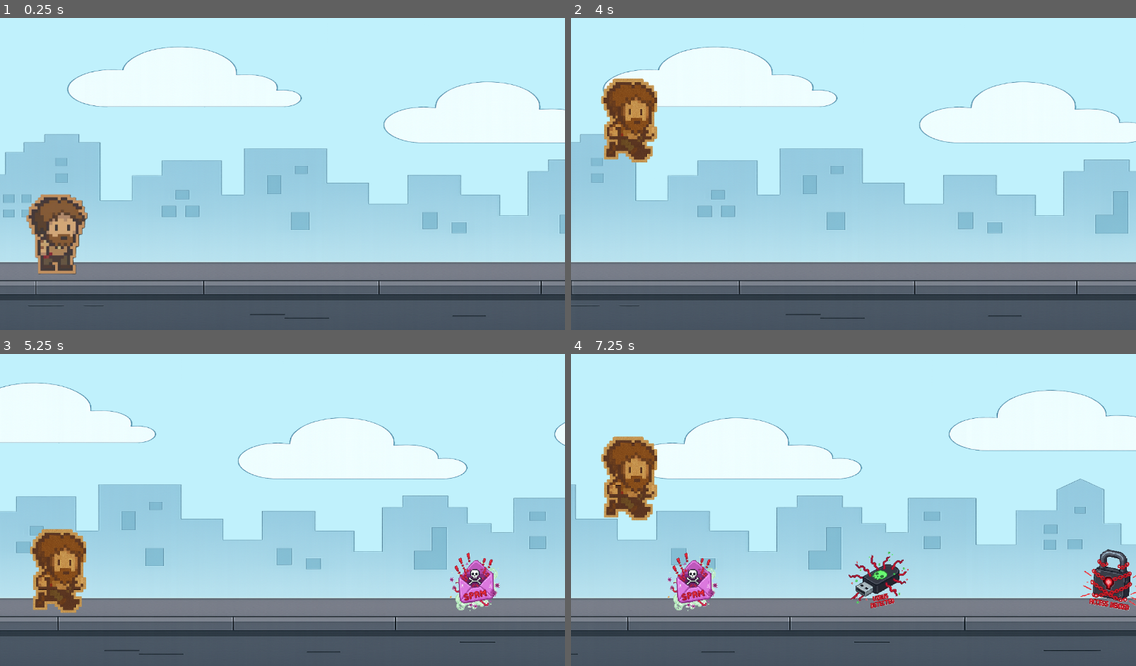
Above: before the commit, frames 1-4 (two rows, left to right).
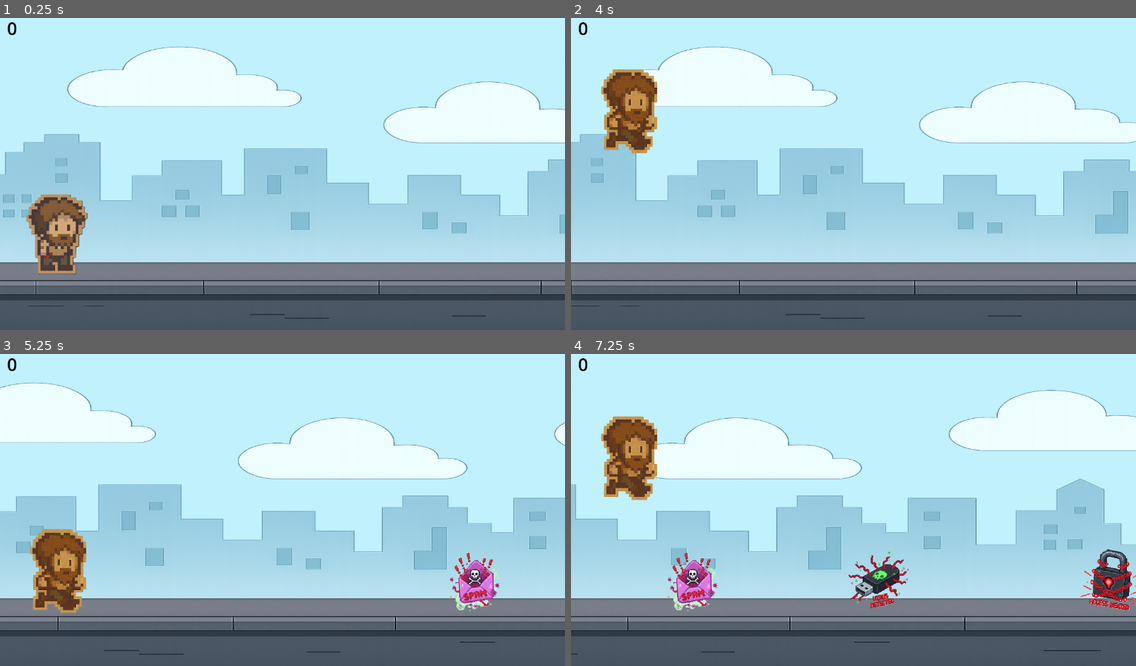
Above: after the commit, the same moments.

Repository: yuu-nn/Iloveboan
Game: Godot game, scene res://scenes/jumpgame.tscn
Same seed, same stepped clock (60 frames per second), same inputs: the game is played once before the commit and once after it. This scene is started directly instead of the project's main scene.
Inputs (mouse positions are in pixels of both pictures, inside the frame that each line leads up to):
- Up to frame 1 (0.25 s): no input
- Up to frame 2 (4 s): tap Enter (ui_accept) at 0.5, 0.77, 3.77 s; move the mouse to (977, 155) at 0.52 s; click (977, 155) at 0.67 s; drag from (740, 186) to (1028, 245) at 1.27 s; move the mouse to (910, 102) at 2.02 s; click (910, 102) at 2.17 s; drag from (825, 236) to (684, 124) at 2.77 s; move the mouse to (1023, 217) at 3.52 s; click (1023, 217) at 3.67 s
- Up to frame 3 (5.25 s): drag from (113, 460) to (197, 428) at 4.27 s; move the mouse to (310, 506) at 5.02 s; click (310, 506) at 5.17 s
- Up to frame 4 (7.25 s): drag from (768, 428) to (740, 522) at 5.77 s; move the mouse to (977, 491) at 6.52 s; click (977, 491) at 6.67 s; tap Enter (ui_accept) at 6.77 s

The runs differ from the first frame. In frame 1, less than 0.1% of the frame differs, in the area x 1-3%, y 1-6%; in frame 2, 1.9%; in frame 3, less than 0.1%; in frame 4, 2.5%, in the area x 1-16%, y 1-54%.

Commit message:
장애물 구현, 퀴즈 창 구조

Diff:
--- a/scenes/jumpgame.tscn
+++ b/scenes/jumpgame.tscn
@@ -13,6 +13,7 @@
 [ext_resource type="PackedScene" uid="uid://dxskr6vkf4iys" path="res://scenes/obstacles/obstacle_4.tscn" id="8_4ley2"]
 [ext_resource type="PackedScene" uid="uid://b8v7soica2rlp" path="res://scenes/obstacles/obstacle_5.tscn" id="9_mamp7"]
 [ext_resource type="Script" uid="uid://dsm5t5l6fmmct" path="res://scripts/gamecontroller.gd" id="13_e0rck"]
+[ext_resource type="PackedScene" uid="uid://cufsyvitr16so" path="res://scripts/QuizUI.tscn" id="13_ieuyw"]
 
 [sub_resource type="RectangleShape2D" id="RectangleShape2D_eiyhu"]
 size = Vector2(94.89752, 135.69005)
@@ -72,16 +73,16 @@
 
 [node name="UI" type="CanvasLayer" parent="."]
 
-[node name="Control" type="Control" parent="UI"]
-layout_mode = 3
-anchors_preset = 0
-offset_right = 40.0
-offset_bottom = 40.0
+[node name="ScoreLabel" type="Label" parent="UI"]
+modulate = Color(0, 0, 0, 1)
+offset_left = 16.0
+offset_top = 7.0
+offset_right = 56.0
+offset_bottom = 62.0
+theme_override_font_sizes/font_size = 40
+text = "0"
 
-[node name="Label" type="Label" parent="UI/Control"]
-layout_mode = 0
-offset_right = 40.0
-offset_bottom = 23.0
+[node name="QuizUI" parent="UI" instance=ExtResource("13_ieuyw")]
 
 [node name="gamecontroller" type="Node2D" parent="." groups=["gamecontroller", "player"]]
 script = ExtResource("13_e0rck")
--- /dev/null
+++ b/scripts/QuizUI.tscn
@@ -0,0 +1,34 @@
+[gd_scene load_steps=2 format=3 uid="uid://cufsyvitr16so"]
+
+[ext_resource type="Script" uid="uid://obvnxea5qj04" path="res://scripts/quiz_ui.gd" id="1_5sc5g"]
+
+[node name="QuizUI" type="Control"]
+layout_mode = 3
+anchors_preset = 0
+script = ExtResource("1_5sc5g")
+
+[node name="Question" type="Label" parent="."]
+layout_mode = 0
+offset_right = 40.0
+offset_bottom = 23.0
+
+[node name="BtnO" type="Button" parent="."]
+layout_mode = 0
+offset_left = 5.0
+offset_top = 16.0
+offset_right = 13.0
+offset_bottom = 24.0
+
+[node name="BtnX" type="Button" parent="."]
+layout_mode = 0
+offset_left = 22.0
+offset_top = 16.0
+offset_right = 30.0
+offset_bottom = 24.0
+
+[node name="OptionsContainer" type="VBoxContainer" parent="."]
+layout_mode = 0
+offset_left = 1.0
+offset_top = 32.0
+offset_right = 41.0
+offset_bottom = 72.0
--- a/scripts/gamecontroller.gd
+++ b/scripts/gamecontroller.gd
@@ -2,33 +2,170 @@
 
 var score: int = 0
 var obstacles_passed: int = 0
+@onready var score_label: Label = get_node("../UI/ScoreLabel")
+@onready var quiz_ui: Control = get_node("../UI/QuizUI")
 
-@export var step_every_n: int = 1           # N개 넘을 때마다 속도 증가
-@export var obstacle_step_multiplier: float = 1.1  # 장애물 속도 배율
-@export var background_step_multiplier: float = 1.1 # 배경 속도 배율
+# 난이도/속도
+@export var step_every_n: int = 1
+@export var obstacle_step_multiplier: float = 1.1
+@export var background_step_multiplier: float = 1.1
+
+# 퀴즈 관련
+@export var quiz_min_gap_passes := 4
+@export var quiz_chance_per_pass := 0.25
+var quiz_active := false
+var _passes_since_quiz := 0
+
+func _ready() -> void:
+	randomize()
+	if quiz_ui:
+		quiz_ui.visible = false
+	if score_label:
+		score_label.text = str(score)
 
 func on_obstacle_passed() -> void:
-	# 하나 넘을 때마다 20점
+	if quiz_active:
+		return
 	score += 20
 	obstacles_passed += 1
-	print("점수:", score, " / 넘긴 개수:", obstacles_passed)
+	_passes_since_quiz += 1
+	if score_label:
+		score_label.text = str(score)
 
-	# N개 넘을 때마다 속도 올리기
 	if obstacles_passed % step_every_n == 0:
 		_speed_up()
 
-# 속도 증가 처리
+	if _passes_since_quiz >= quiz_min_gap_passes and randf() < quiz_chance_per_pass:
+		_show_quiz()
+
 func _speed_up() -> void:
-	# 배경 속도 살짝만 증가
 	for bg in get_tree().get_nodes_in_group("background"):
-		if bg.has_method("set_scroll_speed"):   # 함수로 제어하는 경우
+		if bg.has_method("set_scroll_speed"):
 			bg.set_scroll_speed(bg.scroll_speed * background_step_multiplier)
-		elif "scroll_speed" in bg:              # 그냥 변수 있는 경우
+		elif "scroll_speed" in bg:
 			bg.scroll_speed *= background_step_multiplier
-		print("배경 속도:", bg.scroll_speed)
 
-	# 장애물 속도 크게 증가
 	for obs in get_tree().get_nodes_in_group("obstacle"):
 		if "speed" in obs:
 			obs.speed *= obstacle_step_multiplier
-			print("장애물 속도:", obs.speed)
+
+func _show_quiz() -> void:
+	quiz_active = true
+	_passes_since_quiz = 0
+	_pause_spawning()
+	_clear_obstacles()
+
+	var q = _quiz_pool.pick_random() as Dictionary
+	quiz_ui.call("show_question", q, Callable(self, "_on_quiz_result"))
+
+func _on_quiz_result(correct: bool) -> void:
+	if correct:
+		quiz_active = false
+		_resume_spawning()
+		score += 10
+		if score_label:
+			score_label.text = str(score)
+	else:
+		_game_over()
+
+func _pause_spawning() -> void:
+	for s in get_tree().get_nodes_in_group("spawner"):
+		s.set_process(false)
+		s.set_physics_process(false)
+
+func _resume_spawning() -> void:
+	for s in get_tree().get_nodes_in_group("spawner"):
+		s.set_process(true)
+		s.set_physics_process(true)
+
+func _clear_obstacles() -> void:
+	for obs in get_tree().get_nodes_in_group("obstacle"):
+		obs.queue_free()
+
+func _game_over() -> void:
+	get_tree().reload_current_scene()
+
+# -----------------------
+#  퀴즈 데이터
+# -----------------------
+var _quiz_pool := [
+	{"question":"내 이름·학교·학년을 합친 닉네임은 안전하다.", "type":"ox", "answer":false},
+	{"question":"더 위험한 정보는?", "type":"multi", "options":["내가 좋아하는 만화","우리 집 주소"], "answer":1},
+
+	{"question":"비밀번호는 길기만 하면 안전하다.", "type":"ox", "answer":false},
+	{"question":"더 안전한 비밀번호는?", "type":"multi", "options":["abcd1234","Abcd!1234"], "answer":1},
+
+	{"question":"급하게 돈이나 계좌를 요구하면 의심해야 한다.", "type":"ox", "answer":true},
+	{"question":"피싱일 가능성이 더 높은 메시지는?", "type":"multi", "options":["오늘 뭐 먹을래?","엄마인데 빨리 돈 보내"], "answer":1},
+
+	{"question":"친구 사진은 허락 없이 올려도 괜찮다.", "type":"ox", "answer":false},
+	{"question":"저작권을 지키는 행동은?", "type":"multi", "options":["인터넷 노래 그냥 올리기","허락받고 올리기"], "answer":1},
+
+	{"question":"올린 글·사진은 지워도 흔적이 남을 수 있다.", "type":"ox", "answer":true},
+	{"question":"더 문제가 될 행동은?", "type":"multi", "options":["여행 사진 올리기","욕설 글 올리기"], "answer":1},
+
+	{"question":"필요 없는 권한을 요구하는 앱은 위험할 수 있다.", "type":"ox", "answer":true},
+	{"question":"앱 설치 전 가장 안전한 방법은?", "type":"multi", "options":["부모님께 먼저 물어본다","그냥 설치한다"], "answer":0},
+
+	{"question":"PC방에서 자동 로그인은 위험하다.", "type":"ox", "answer":true},
+	{"question":"공용 컴퓨터 사용 후 올바른 행동은?", "type":"multi", "options":["그냥 전원 끄기","로그아웃하기"], "answer":1},
+
+	{"question":"휴대폰에 잠금이 없으면 다른 사람이 내 정보를 볼 수 있다.", "type":"ox", "answer":true},
+	{"question":"더 안전한 잠금은?", "type":"multi", "options":["1111","지문 인식"], "answer":1},
+
+	{"question":"집이 보이는 사진은 올려도 된다.", "type":"ox", "answer":false},
+	{"question":"올려도 비교적 안전한 사진은?", "type":"multi", "options":["집 현관문 사진","내가 먹은 음식 사진"], "answer":1},
+
+	{"question":"온라인 친구에게 개인정보를 말하면 안 된다.", "type":"ox", "answer":true},
+	{"question":"더 위험한 질문은?", "type":"multi", "options":["좋아하는 색 뭐야?","너네 집 어디야?"], "answer":1},
+
+	{"question":"'아이템 줄게, 계정 알려줘'는 사기다.", "type":"ox", "answer":true},
+	{"question":"더 안전한 습관은?", "type":"multi", "options":["무료 아이템 사이트 로그인","공식 방법으로 거래"], "answer":1},
+
+	{"question":"내가 안 보낸 메시지가 갔으면 해킹일 수 있다.", "type":"ox", "answer":true},
+	{"question":"해킹 의심 시 해야 할 일은?", "type":"multi", "options":["비밀번호 변경","그냥 무시"], "answer":0},
+
+	{"question":"모르는 사람이 보낸 파일은 열면 위험하다.", "type":"ox", "answer":true},
+	{"question":"더 안전한 행동은?", "type":"multi", "options":["부모님께 먼저 보여준다","그냥 다운로드"], "answer":0},
+
+	{"question":"모든 사이트에 같은 비밀번호는 안전하다.", "type":"ox", "answer":false},
+	{"question":"더 안전한 습관은?", "type":"multi", "options":["사이트마다 다르게 쓰기","같은 비번 반복 사용"], "answer":0},
+
+	{"question":"출처 모르는 USB는 위험할 수 있다.", "type":"ox", "answer":true},
+	{"question":"더 안전한 행동은?", "type":"multi", "options":["그냥 꽂아본다","부모님께 보여준다"], "answer":1},
+
+	{"question":"'무료 영화' 사이트는 대부분 안전하다.", "type":"ox", "answer":false},
+	{"question":"불법 다운로드의 위험은?", "type":"multi", "options":["바이러스 감염","무료 아이템 받기"], "answer":0},
+
+	{"question":"'당첨되셨습니다!'는 대부분 사기일 수 있다.", "type":"ox", "answer":true},
+	{"question":"광고 메시지를 받았을 때 더 안전한 행동은?", "type":"multi", "options":["부모님께 보여준다","개인정보 입력"], "answer":0},
+
+	{"question":"모르는 사람이 개인정보를 물어보면 알려줘도 된다.", "type":"ox", "answer":false},
+	{"question":"올바른 행동은?", "type":"multi", "options":["부모님께 보여준다","바로 대답한다"], "answer":0},
+
+	{"question":"공용 컴퓨터에 개인정보 저장은 안전하다.", "type":"ox", "answer":false},
+	{"question":"학교 컴퓨터 사용 후 더 안전한 행동은?", "type":"multi", "options":["로그아웃·기록삭제","그냥 끈다"], "answer":0},
+
+	{"question":"닉네임에 이름·학교·학년을 넣는 건 위험하다.", "type":"ox", "answer":true},
+	{"question":"더 안전한 닉네임은?", "type":"multi", "options":["민지2005서울초","블루드래곤77"], "answer":1},
+
+	{"question":"사진 속에 학교 간판이 찍혀 있어도 올려도 된다.", "type":"ox", "answer":false},
+	{"question":"사진 올리기 전 더 안전한 방법은?", "type":"multi",
+	 "options":["그냥 올린다","부모님께 먼저 보여준다"], "answer":1},
+
+	{"question":"비밀번호 없는 무료 와이파이는 항상 안전하다.", "type":"ox", "answer":false},
+	{"question":"안전하게 인터넷을 쓰는 방법은?", "type":"multi",
+	 "options":["중요 로그인은 피한다","아무 와이파이나 그냥 쓴다"], "answer":0},
+
+	{"question":"게임을 업데이트하지 않으면 해킹 위험이 커진다.", "type":"ox", "answer":true},
+	{"question":"더 안전한 습관은?", "type":"multi",
+	 "options":["업데이트를 미룬다","최신 버전으로 업데이트한다"], "answer":1},
+
+	{"question":"유튜브 댓글에 내 전화번호를 써도 된다.", "type":"ox", "answer":false},
+	{"question":"댓글에 써도 안전한 것은?", "type":"multi",
+	 "options":["전화번호","내가 좋아하는 음식"], "answer":1},
+
+	{"question":"누군지 모르는 사람이 친구 추가를 해도 수락하면 된다.", "type":"ox", "answer":false},
+	{"question":"모르는 사람이 친구 추가하면?", "type":"multi",
+	 "options":["무조건 수락한다","부모님께 물어본다"], "answer":1},
+]
--- a/scripts/obstacle_spawner.gd
+++ b/scripts/obstacle_spawner.gd
@@ -8,7 +8,8 @@
 var timer := 0.0
 var next_spawn_time := 0.0
 
-func _ready():
+func _ready() -> void:
+	add_to_group("spawner")   # 그룹 등록
 	set_next_spawn_time()
 
 func _process(delta):
--- a/scripts/player.gd
+++ b/scripts/player.gd
@@ -5,7 +5,7 @@
 
 # 점프/중력 관련
 @export var gravity := 6000.0
-@export var jump_force := -1800.0
+@export var jump_force := -1900.0
 
 # 애니메이션 관련
 var timer := 0.0
--- /dev/null
+++ b/scripts/quiz_ui.gd
@@ -0,0 +1,57 @@
+extends Control
+
+@onready var question_label: Label = $Question
+@onready var btn_o: Button = $BtnO
+@onready var btn_x: Button = $BtnX
+@onready var options_container: VBoxContainer = $OptionsContainer
+
+var current_q: Dictionary
+var on_result: Callable
+
+func _ready() -> void:
+	visible = false
+	btn_o.pressed.connect(func(): _check_answer(true))
+	btn_x.pressed.connect(func(): _check_answer(false))
+
+func show_question(q: Dictionary, result_cb: Callable) -> void:
+	visible = true
+	current_q = q
+	on_result = result_cb
+	question_label.text = str(q.get("question", ""))
+
+	# 모든 버튼 숨기기
+	btn_o.visible = false
+	btn_x.visible = false
+	options_container.visible = false
+	_clear_children(options_container)
+
+	match q.get("type", "ox"):
+		"ox":
+			btn_o.visible = true
+			btn_x.visible = true
+		"multi":
+			options_container.visible = true
+			var opts: Array = q.get("options", [])
+			for i in opts.size():
+				var b := Button.new()
+				b.text = str(opts[i])
+				b.pressed.connect(func(): _check_answer(i))
+				options_container.add_child(b)
+
+func _clear_children(c: Node) -> void:
+	for ch in c.get_children():
+		ch.queue_free()
+
+func _check_answer(choice) -> void:
+	var ok := false
+	var ans = current_q.get("answer")
+
+	match current_q.get("type", "ox"):
+		"ox":
+			ok = bool(choice) == bool(ans)
+		"multi":
+			ok = int(choice) == int(ans)
+
+	visible = false
+	if on_result.is_valid():
+		on_result.call(ok)
Not shown: 1 places in scenes/jumpgame.tscn that only renumber resources
Not shown, added: scripts/quiz_ui.gd.uid
Not shown: 1 places in themes/blue.tres that only renumber resources
